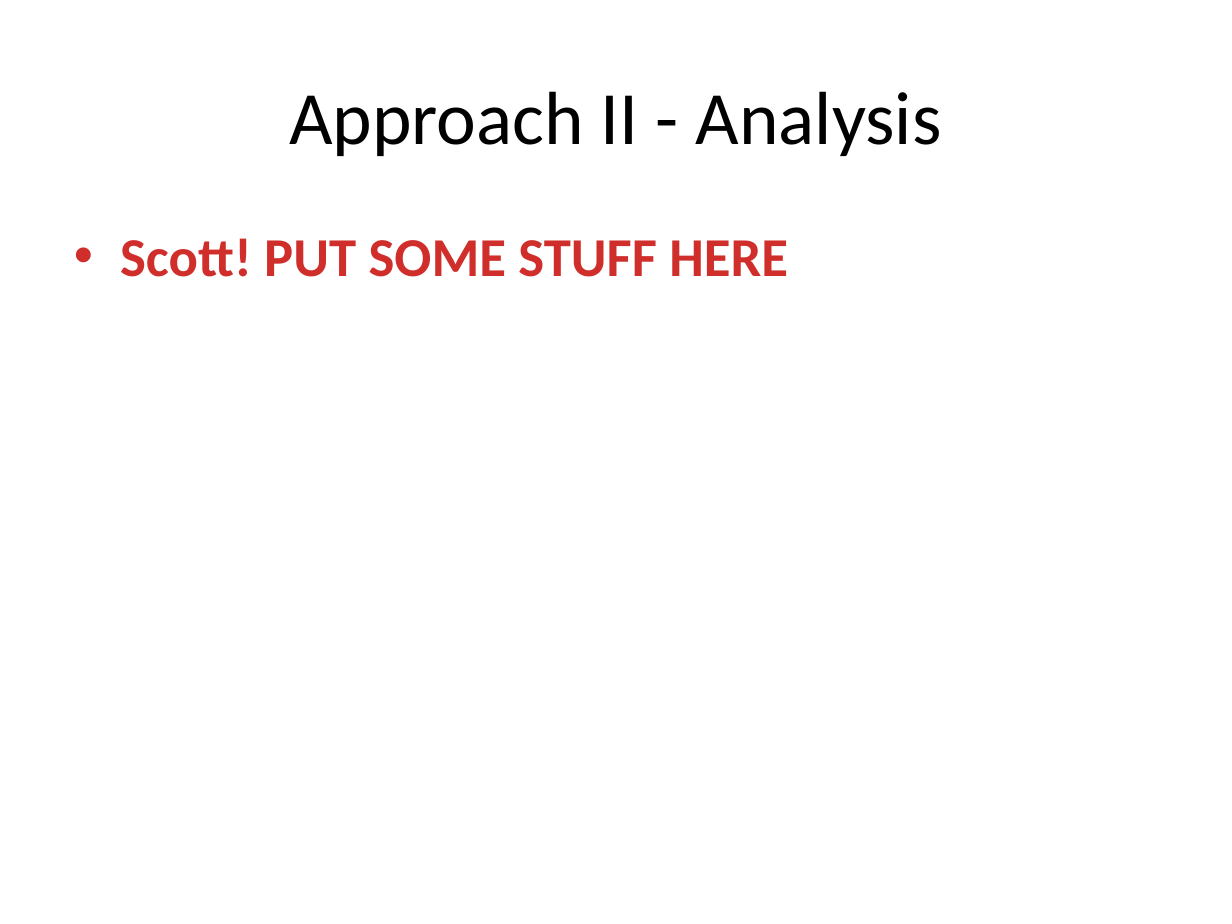
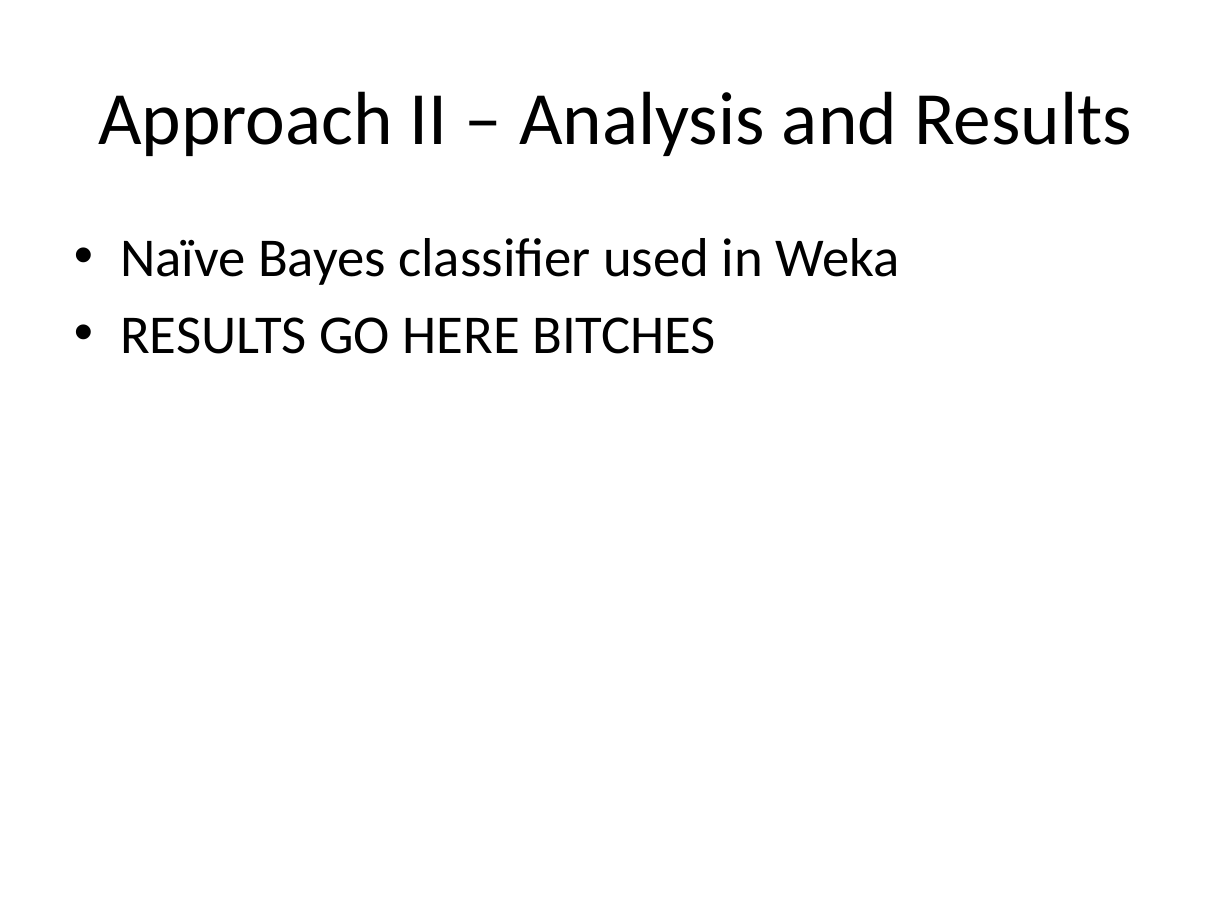
Before and after one commit to sdiemert/SENG_474_Project, a slide deck: slide 13 of presentation/presentation.pptx. Drawn at 1232x924 pixels with LibreOffice and Linux fonts; fonts in the diff are those of the drawing. Boxes give left, top, right and bottom in pixels: in the first picture for what was removed or moved away, otherwise in the second. Text is boxed around its words. In the diff, an @@ line names an element or a change of style, - is before the commit and + after.

```diff
--- a/presentation/presentation.pptx
+++ b/presentation/presentation.pptx
@@ title at [98,91,1132,156]: text changed @@
-Approach II - Analysis
+Approach II – Analysis and Results
@@ text at [120,238,899,354]: text changed; text colour gradient #FC7C7A to #D02F2C to #C70500 to #000000; bold off @@
-• Scott! PUT SOME STUFF HERE
+• Naïve Bayes classifier used in Weka
+• RESULTS GO HERE BITCHES
```
Also in this commit, not shown: 3 other slides changed, 1 slide removed.
